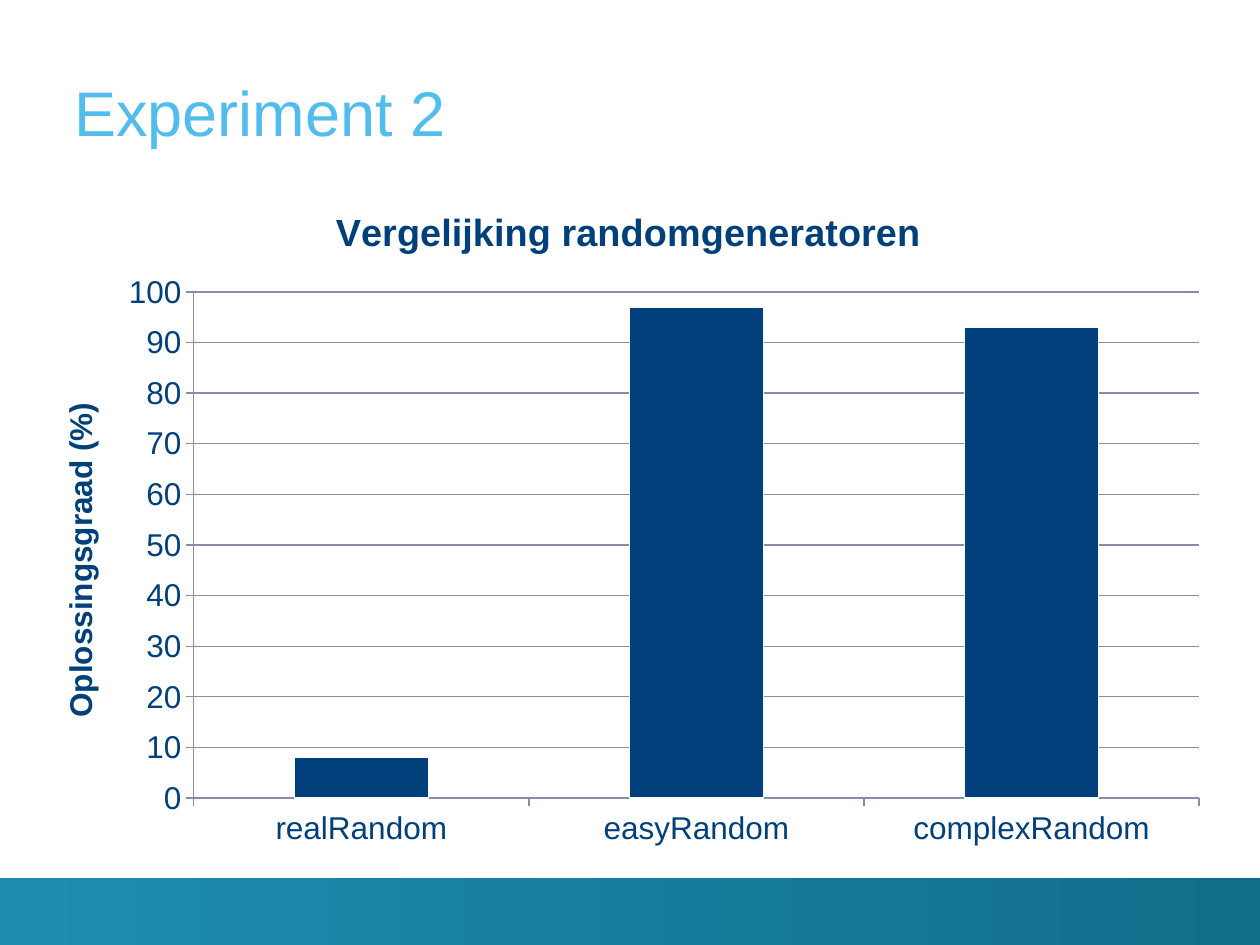
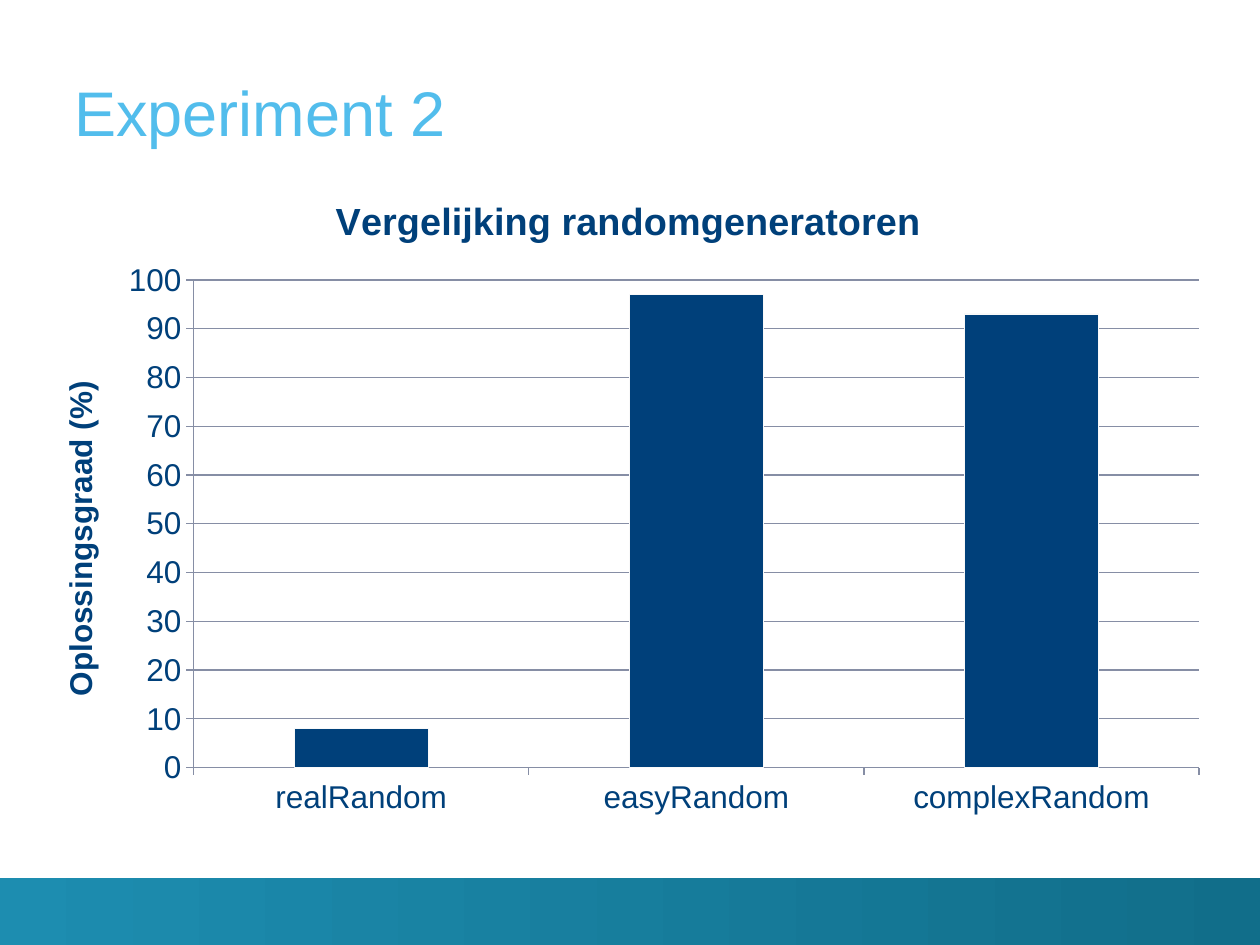
Before and after one commit to TomDeGroote/Bachelorproef, a slide deck: slide 19 of Paper/Finale Presentatie/presentatie.pptx. Drawn at 1260x945 pixels with LibreOffice and Linux fonts; fonts in the diff are those of the drawing; background and template pictures are left out. Boxes give left, top, right and bottom in pixels: in the first picture for what was removed or moved away, otherwise in the second. Text is boxed around its words. In the diff, an @@ line names an element or a change of style, - is before the commit and + after.

```diff
--- a/Paper/Finale Presentatie/presentatie.pptx
+++ b/Paper/Finale Presentatie/presentatie.pptx
@@ column chart: place and size @@
-column chart at (35,186,1223,861)
+column chart at (34,175,1222,829)
```
Also in this commit, not shown: 5 other slides changed, 2 slides added, 6 other files.
